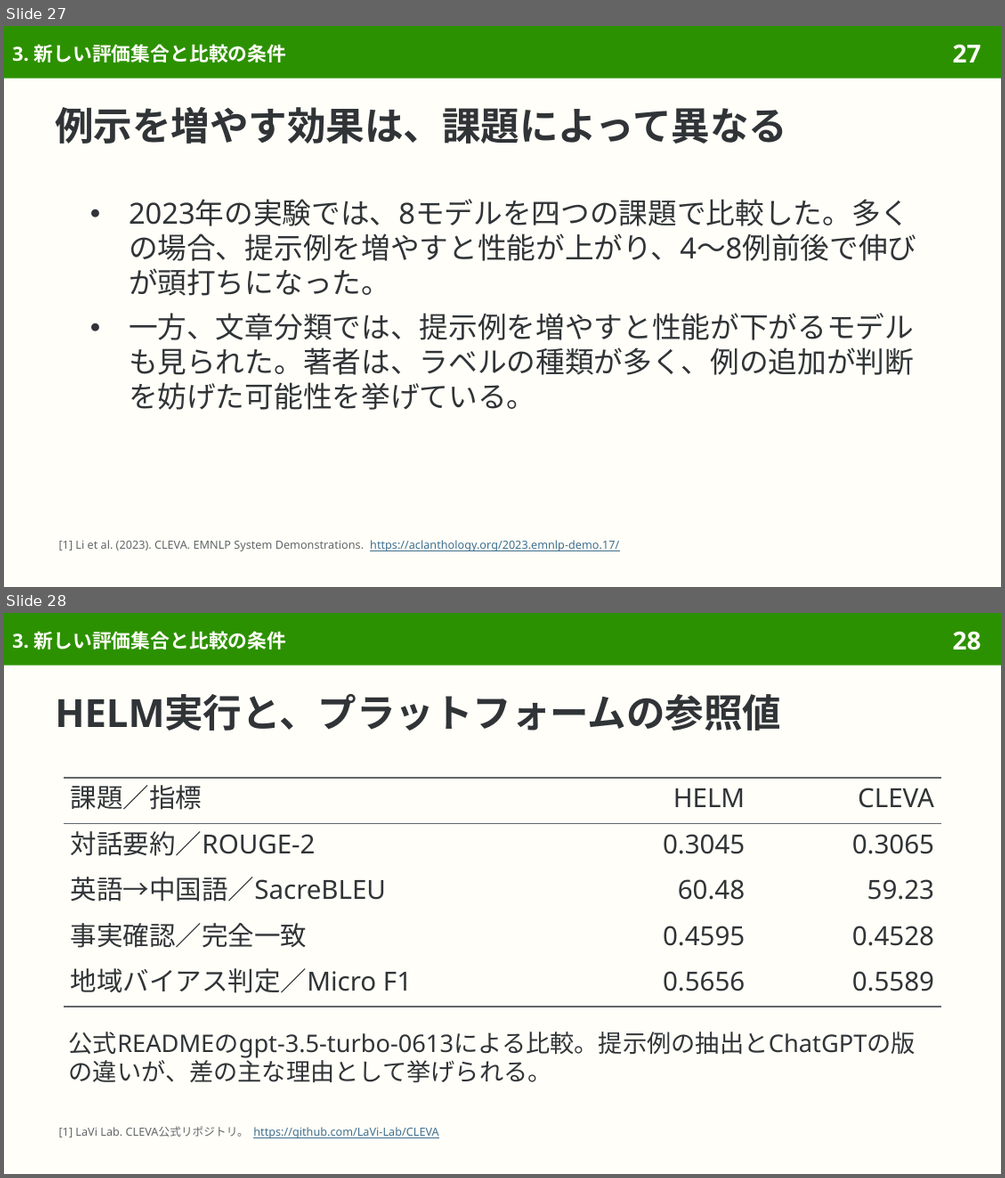
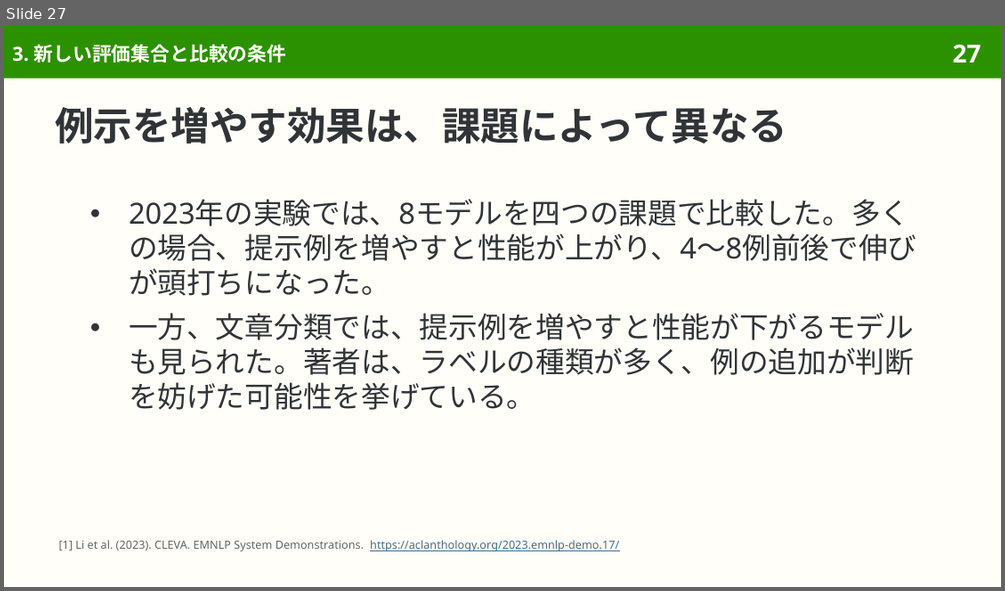
Before and after one commit to sasakiy84/datasets-in-10-minutes, a slide deck: slides/datasets-in-10-minutes-cleva.pptx. Shown one above the other, each under a label of ours: slides 27 and 28 before the commit, slide 27 after it. The pictures are 1005x1178 and 1005x591 pixels, drawn with LibreOffice and Linux fonts; fonts in the diff are those of the drawing. Boxes give left, top, right and bottom in pixels: in the first picture for what was removed or moved away, otherwise in the second. Text is boxed around its words. In the diff, an @@ line names an element or a change of style, - is before the commit and + after.

Commit message:
Center CLEVA on its own evaluation platform and remove HELM-specific walkthroughs

```diff
--- a/slides/datasets-in-10-minutes-cleva.pptx
+++ b/slides/datasets-in-10-minutes-cleva.pptx
@@ slide 28 removed at (4,613,1001,1174), background #FFFEF8; not listed: 2 template elements that a slide beside it also shows @@
@@ title removed at (12,631,287,649) @@
-3. 新しい評価集合と比較の条件
@@ title removed at (55,694,781,730) @@
-HELM実行と、プラットフォームの参照値
@@ table removed at (64,778,941,1006), 5 rows, 3 columns @@
-課題／指標 | HELM | CLEVA
-対話要約／ROUGE-2 | 0.3045 | 0.3065
-英語→中国語／SacreBLEU | 60.48 | 59.23
-事実確認／完全一致 | 0.4595 | 0.4528
-地域バイアス判定／Micro F1 | 0.5656 | 0.5589
@@ text removed at (69,1031,915,1082) @@
-公式READMEのgpt-3.5-turbo-0613による比較。提示例の抽出とChatGPTの版の違いが、差の主な理由として挙げられる。
@@ text removed at (59,1126,438,1138) @@
-[1] LaVi Lab. CLEVA公式リポジトリ。 https://github.com/LaVi-Lab/CLEVA
```
Also in this commit, not shown: 7 slides changed, 3 other slides removed, 58 other files.
